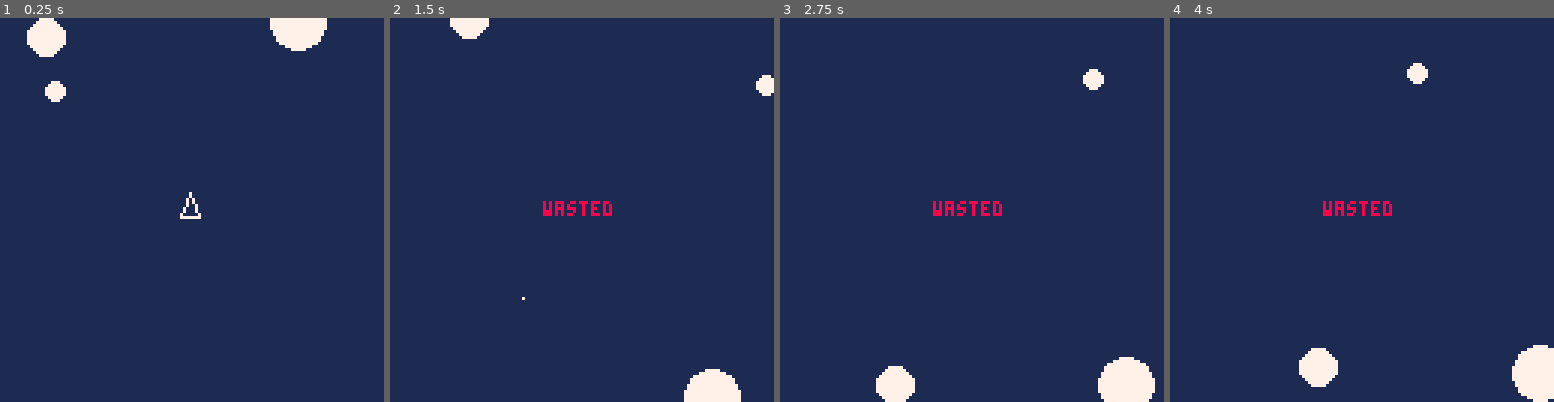
Above: before the commit, frames 1-4 (left to right).
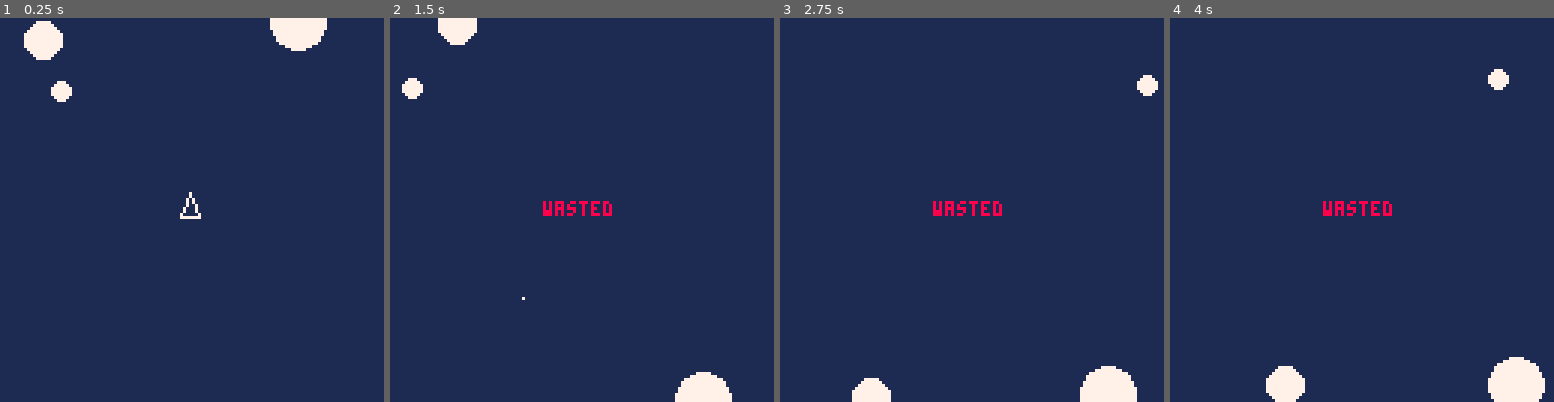
Above: after the commit, the same moments.

Repository: pepaslabs/picoroids
Game: PICO-8 cartridge picoroids.p8
Same seed, same stepped clock (60 frames per second), same inputs: the game is played once before the commit and once after it.
Inputs:
- Up to frame 1 (0.25 s): no input
- Up to frame 2 (1.5 s): tap X (X key) at 0.33, 1.07 s; tap O (Z key) at 0.7 s
- Up to frame 3 (2.75 s): hold Right 1.6-2.1 s; tap O (Z key) at 1.7, 2.1, 2.5 s; tap X (X key) at 1.85 s; hold Up 2.15-2.42 s; hold Right from 2.47 s (still down)
- Up to frame 4 (4 s): tap O (Z key) at 2.9, 3.3, 3.7 s; tap X (X key) at 2.97 s; release Right at 3.03 s; hold Left 3.08-3.58 s; hold Down 3.63-3.97 s

The runs differ from the first frame. In frame 1, 0.4% of the frame differs, in the area x 6-19%, y 0-22%; in frame 2, 1.2%; in frame 3, 2.5%; in frame 4, 3.4%, in the area x 25-100%, y 11-100%.

Commit message:
roids break into smaller pieces

Diff:
--- a/picoroids.p8
+++ b/picoroids.p8
@@ -508,9 +508,10 @@
 
 -- return a copy of shots and
 -- roids after colliding them.
-function collided_shots(shots,roids)
+function collided_shots(shots,roids,lvl)
  local ss2 = copy_shots(shots)
  local rs2 = copy_roids(roids)
+ local newrs = {}
  for s in all(ss2) do
   for r in all(rs2) do
    local rad = roid_rad(r)
@@ -518,8 +519,21 @@
    if d <= rad then
     del(ss2, s)
     del(rs2, r)
+    -- break up the roid into
+    -- two smaller pieces.
+    if r.size > 1 then
+     newr = spawn_roid(r.size-1,lvl)
+     newr.pos = r.pos
+     add(newrs,newr)
+     newr = spawn_roid(r.size-1,lvl)
+     newr.pos = r.pos
+     add(newrs, newr)
+    end
    end
   end
+ end
+ for r in all(newrs) do
+  add(rs2,r)
  end
  return ss2, rs2
 end
@@ -623,7 +637,7 @@
   -- the asteroid velocity is
  -- a fixed component based on
  -- size...
- r.vvec.x = 0.5/size
+ r.vvec.x = 0.3/size
  -- ...plus a random component
  -- based on size...
  r.vvec.x += rnd(size) * 0.1/size
@@ -672,7 +686,7 @@
  r = moved_roids(r)
  shts = moved_shots(shts)
  shts = rm_expired_shots(shts)
- shts,r = collided_shots(shts, r)
+ shts,r = collided_shots(shts,r,glevel)
 
  if shp.alive then
   shp = moved_ship(shp)
